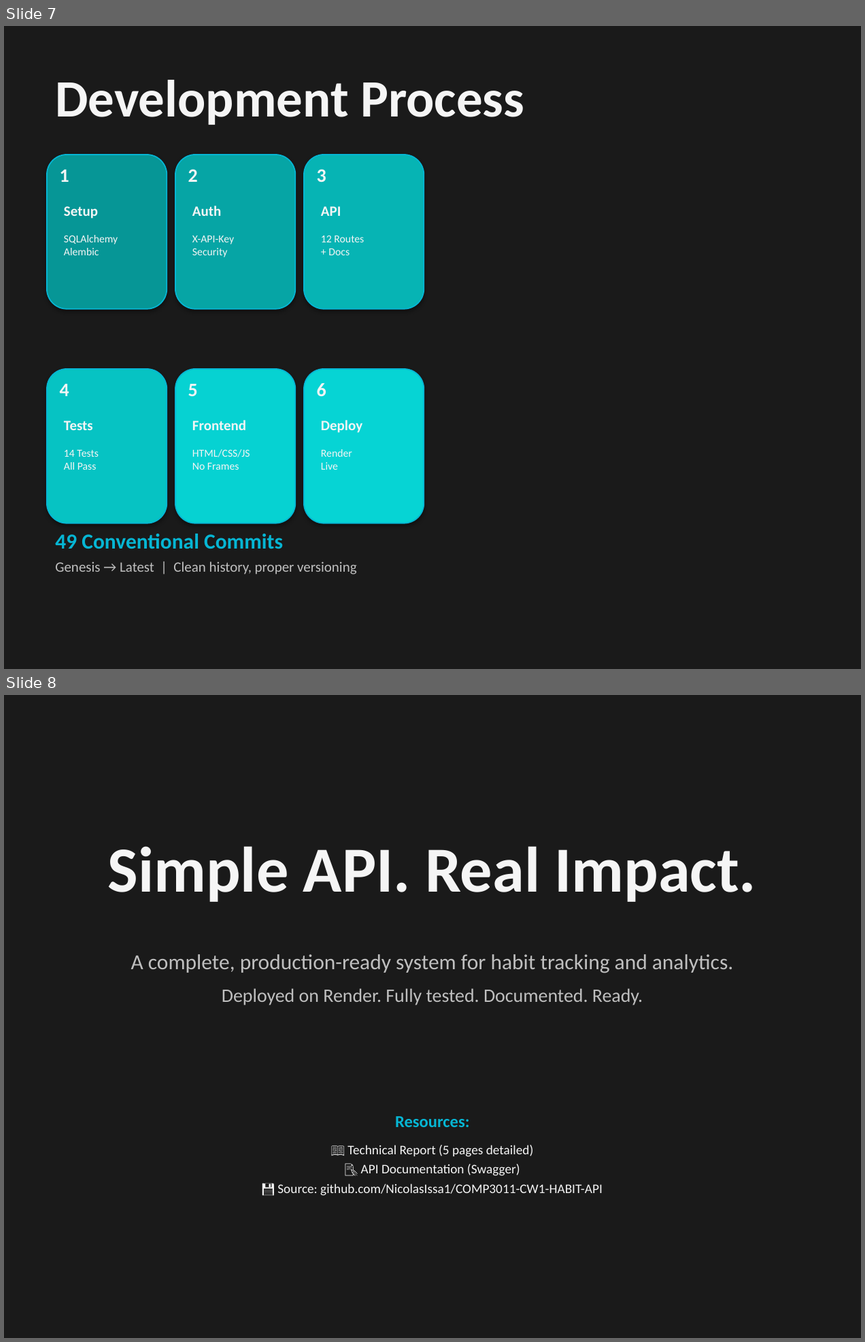
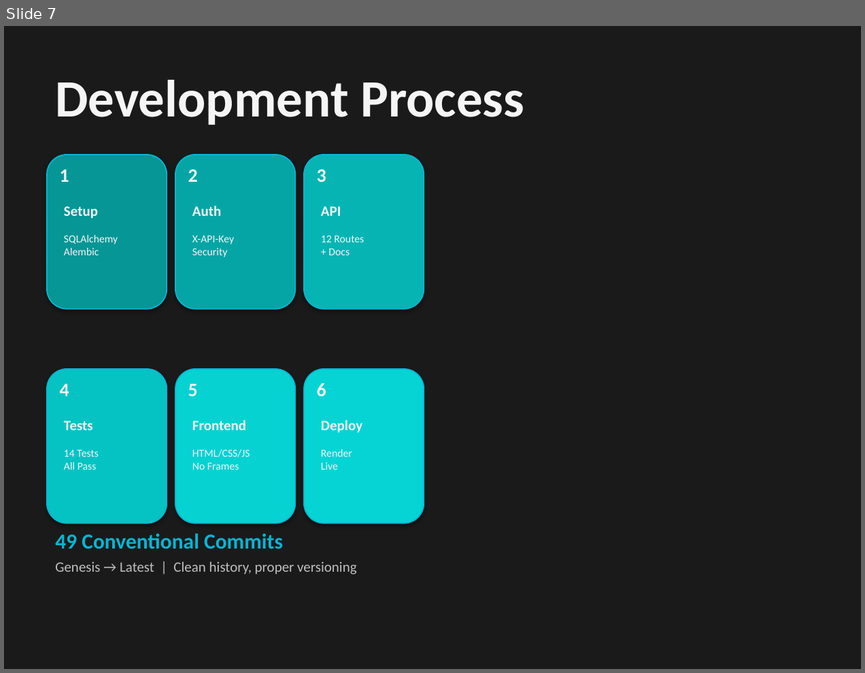
Before and after one commit to NicolasIssa1/COMP3011-CW1-HABIT-API, a slide deck: docs/PRESENTATION.pptx. Shown one above the other, each under a label of ours: slides 7 and 8 before the commit, slide 7 after it. The pictures are 865x1342 and 865x673 pixels, drawn with LibreOffice and Linux fonts; fonts in the diff are those of the drawing. Boxes give left, top, right and bottom in pixels: in the first picture for what was removed or moved away, otherwise in the second. Text is boxed around its words. In the diff, an @@ line names an element or a change of style, - is before the commit and + after.

```diff
--- a/docs/PRESENTATION.pptx
+++ b/docs/PRESENTATION.pptx
@@ slide 8 removed at [4,695,861,1338], background #1A1A1A @@
@@ text removed at [108,846,757,902] @@
-Simple API. Real Impact.
@@ text removed at [131,954,733,1005] @@
-A complete, production-ready system for habit tracking and analytics.
-Deployed on Render. Fully tested. Documented. Ready.
@@ text removed at [277,1116,602,1195] @@
-Resources:
-📖 Technical Report (5 pages detailed)
-📝 API Documentation (Swagger)
-💾 Source: github.com/NicolasIssa1/COMP3011-CW1-HABIT-API
```
Also in this commit, not shown: 2 slides changed, 1 slide added, 2 other files.
